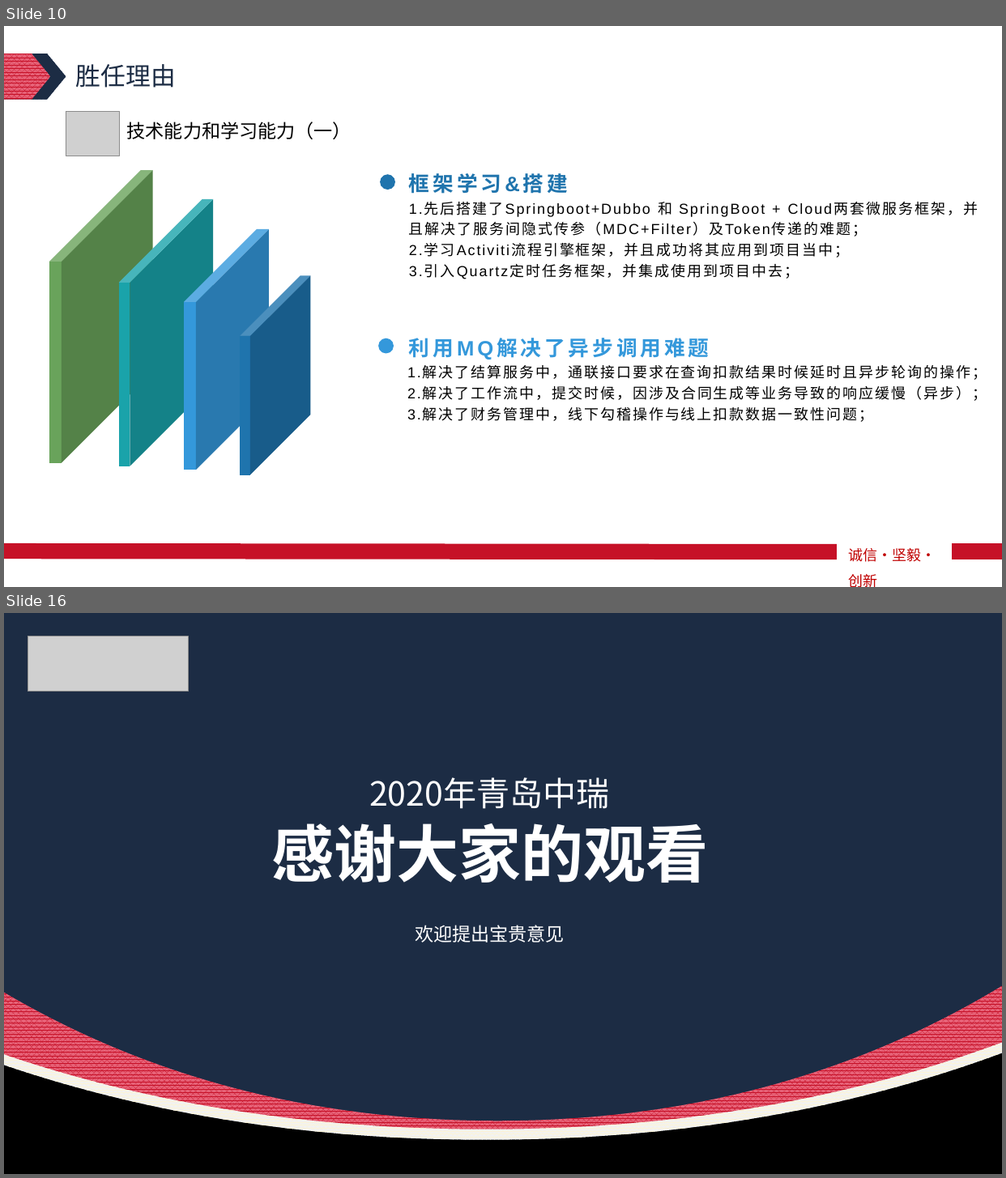
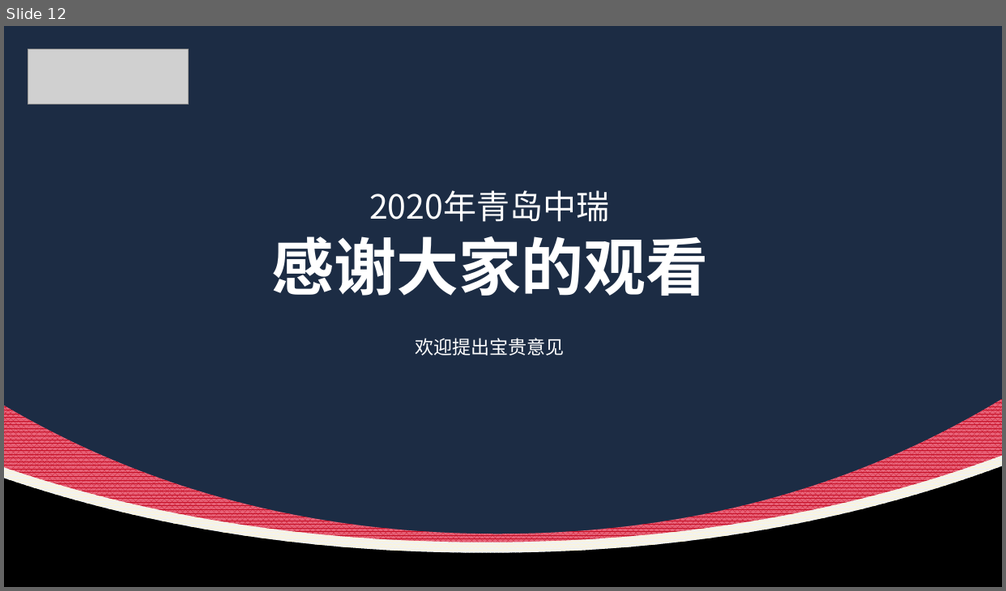
Before and after one commit to Algebrafly/algebra_demo, a slide deck: demo-api/src/main/resources/设计模式原则知识分享.pptx. Shown one above the other, each under a label of ours: slides 10 and 16 before the commit, slide 12 after it; the slides between them are not shown. The pictures are 1006x1178 and 1006x591 pixels, drawn with LibreOffice and Linux fonts; fonts in the diff are those of the drawing; grey boxes stand for pictures. Boxes give left, top, right and bottom in pixels: in the first picture for what was removed or moved away, otherwise in the second. Text is boxed around its words. In the diff, an @@ line names an element or a change of style, - is before the commit and + after.

```diff
--- a/demo-api/src/main/resources/设计模式原则知识分享.pptx
+++ b/demo-api/src/main/resources/设计模式原则知识分享.pptx
@@ slide 10 removed at (4,26,1002,587), background #FFFFFF; not listed: 2 template elements that a slide beside it also shows @@
@@ freeform shape removed at (4,54,66,100) @@
@@ freeform shape removed at (4,54,51,99) @@
@@ text removed at (76,64,176,88) @@
-胜任理由
@@ picture removed at (66,111,120,156) @@
@@ text removed at (127,122,351,139) @@
-技术能力和学习能力（一）
@@ cube removed at (49,170,153,463) @@
@@ ellipse removed at (380,174,394,189) @@
@@ text removed at (409,173,568,194) @@
-框架学习&搭建
@@ cube removed at (118,199,213,467) @@
@@ text removed at (409,202,978,278) @@
-1.先后搭建了Springboot+Dubbo 和 SpringBoot + Cloud两套微服务框架，并且解决了服务间隐式传参（MDC+Filter）及Token传递的难题；
-2.学习Activiti流程引擎框架，并且成功将其应用到项目当中；
-3.引入Quartz定时任务框架，并集成使用到项目中去；
@@ cube removed at (184,229,268,471) @@
@@ cube removed at (240,276,310,476) @@
@@ ellipse removed at (378,338,394,353) @@
@@ text removed at (409,338,454,358) @@
-利用MQ解决了异步调用难题
@@ text removed at (407,365,987,422) @@
-1.解决了结算服务中，通联接口要求在查询扣款结果时候延时且异步轮询的操作；
-2.解决了工作流中，提交时候，因涉及合同生成等业务导致的响应缓慢（异步）；
-3.解决了财务管理中，线下勾稽操作与线上扣款数据一致性问题；
@@ line removed from (837, 552) to (4, 552) @@
@@ text removed at (849,548,936,587) @@
-诚信·坚毅·创新
@@ line removed from (1002, 552) to (953, 552) @@
@@ what was slide 16 is now slide 12 @@
```
Also in this commit, not shown: 2 slides changed, 9 slides added, 12 other slides removed, 1 other file.
